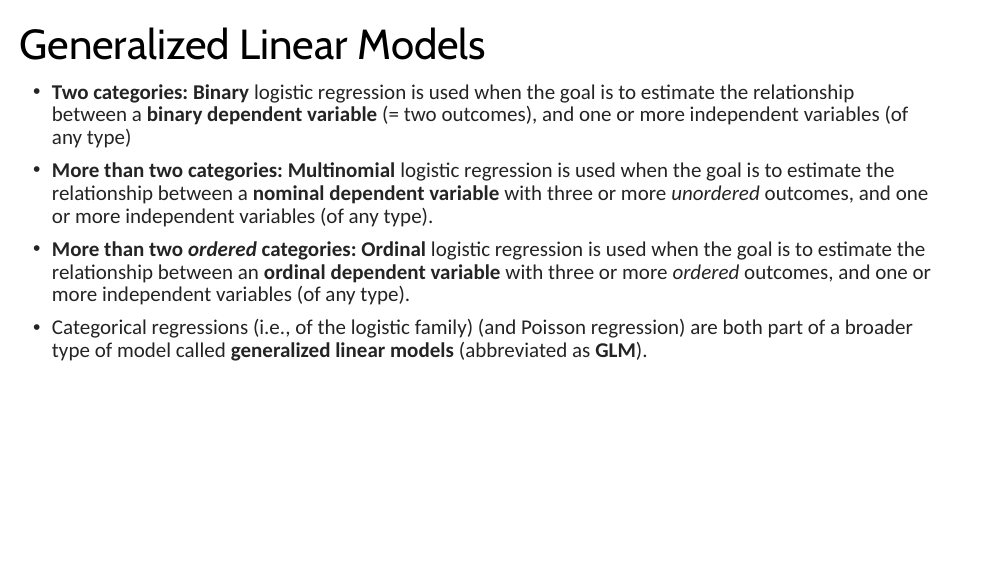
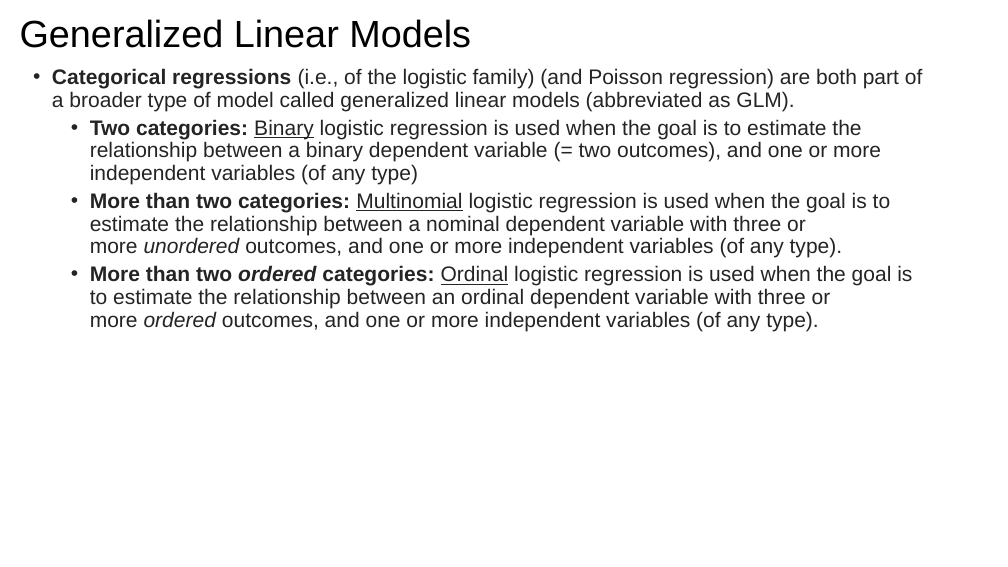
Before and after one commit to issues-osu/statsii-spring2026, a slide deck: slide 31 of slides/logistic/logistic_regression-lecture.pptx (slide 30 before the commit). Drawn at 1008x567 pixels with LibreOffice and Linux fonts; fonts in the diff are those of the drawing. Boxes give left, top, right and bottom in pixels: in the first picture for what was removed or moved away, otherwise in the second. Text is boxed around its words. In the diff, an @@ line names an element or a change of style, - is before the commit and + after.

```diff
--- a/slides/logistic/logistic_regression-lecture.pptx
+++ b/slides/logistic/logistic_regression-lecture.pptx
@@ title "Generalized Linear Models" at <box>20,19,471,48</box>: size 40 to 36 pt, font Cabin to Arial @@
@@ text "Categorical regressions (i.e., of the ...": place and size @@
-text "Categorical regressions (i.e., of the ..." at <box>52,84,931,361</box>
+text "Categorical regressions (i.e., of the ..." at <box>52,68,923,331</box>
@@ text at <box>52,68,923,111</box>: paragraph added @@
+• Categorical regressions (i.e., of the logistic family) (and Poisson regression) are both part of a broader type of model called generalized linear models (abbreviated as GLM).
@@ text at <box>90,119,912,331</box>: font Calibri to Arial in "Two categories: Binary logistic regression is used ...", "More than two categories: Multinomial logistic regression ...", "More than two ordered categories: Ordinal logistic ..."; bold off in "Binary binary dependent variable", "Multinomial nominal dependent variable", "Ordinal ordinal dependent variable"; underline on in "Binary", "Multinomial", "Ordinal"; list level 1 to 2 in "Two categories: Binary logistic regression ..."; list level 1 to 2 in "More than two categories: Multinomial ..."; list level 1 to 2 in "More than two ordered categories: ..." @@
@@ text at <box>52,319,913,361</box>: paragraph removed @@
-• Categorical regressions (i.e., of the logistic family) (and Poisson regression) are both part of a broader type of model called generalized linear models (abbreviated as GLM).
```
Also in this commit, not shown: 33 other slides changed, 1 slide added, 2 other files.
